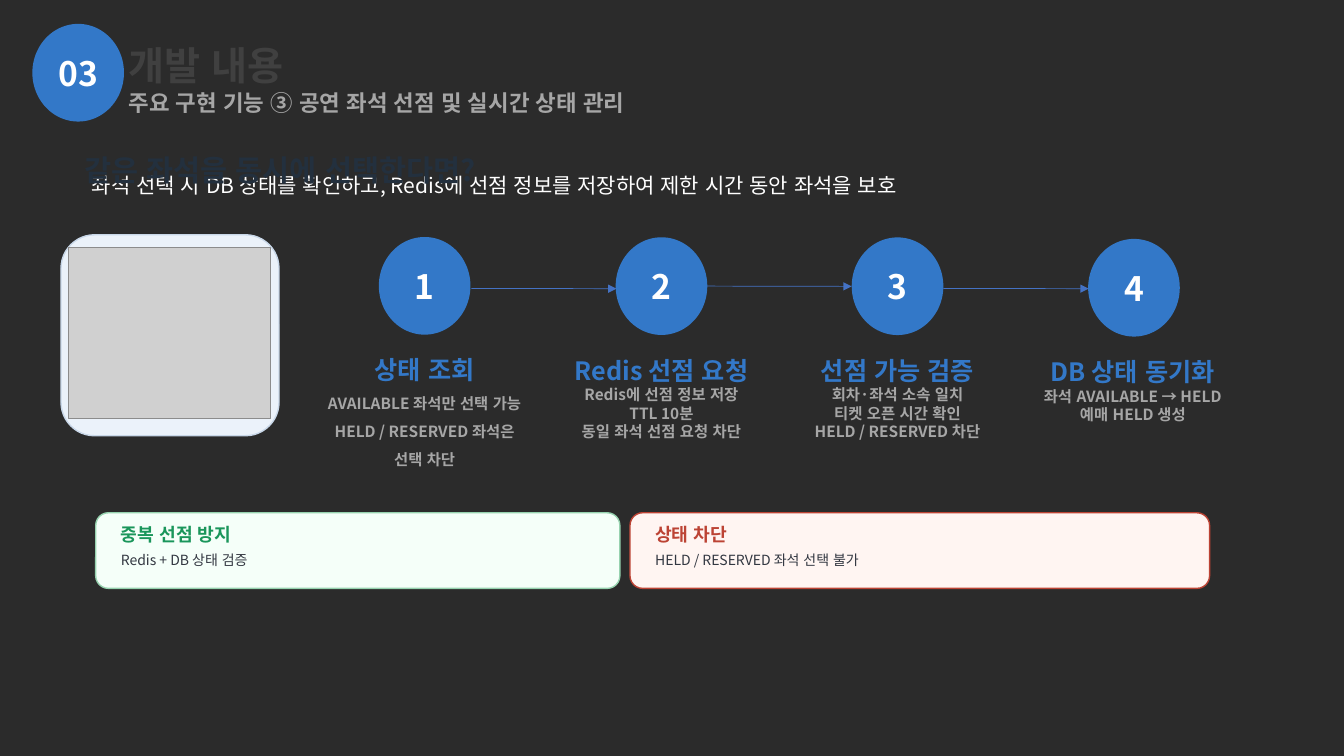
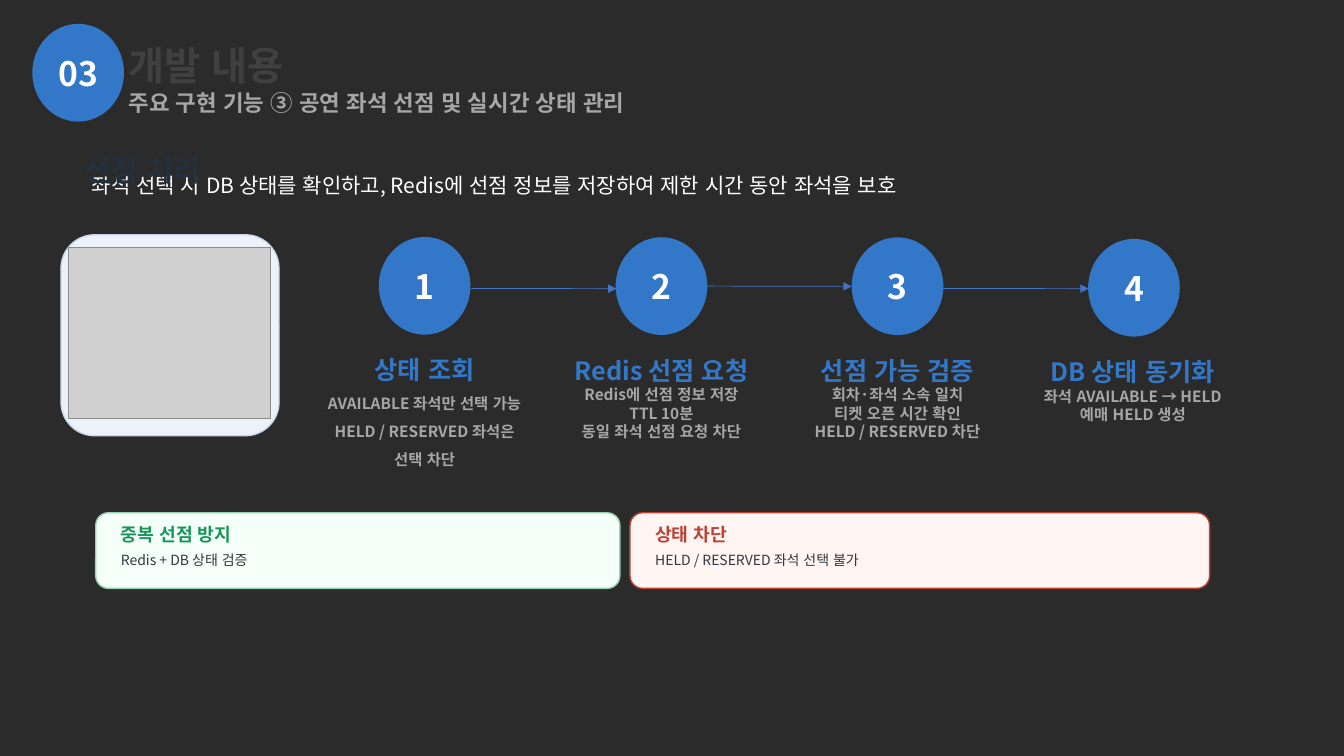
Before and after one commit to hdprojectteam2/hyundai8_2team_booketing, a slide deck: slide 24 of 최종산출물/4. 포트폴리오/[2조] 팀별 프로젝트 결과보고서_최종 프로젝트_.pptx (slide 23 before the commit). Drawn at 1344x756 pixels with LibreOffice and Linux fonts; fonts in the diff are those of the drawing; grey boxes stand for pictures; background and template pictures are left out; a plain dark background stands for a picture behind light text. Boxes give left, top, right and bottom in pixels: in the first picture for what was removed or moved away, otherwise in the second. Text is boxed around its words. In the diff, an @@ line names an element or a change of style, - is before the commit and + after.

```diff
--- a/최종산출물/4. 포트폴리오/[2조] 팀별 프로젝트 결과보고서_최종 프로젝트_.pptx
+++ b/최종산출물/4. 포트폴리오/[2조] 팀별 프로젝트 결과보고서_최종 프로젝트_.pptx
@@ text at (x1=84, y1=175, x2=200, y2=189): text changed @@
-같은 좌석을 동시에 선택한다면?
+선점 처리
```
Also in this commit, not shown: 1 other slide changed, 1 slide added.
